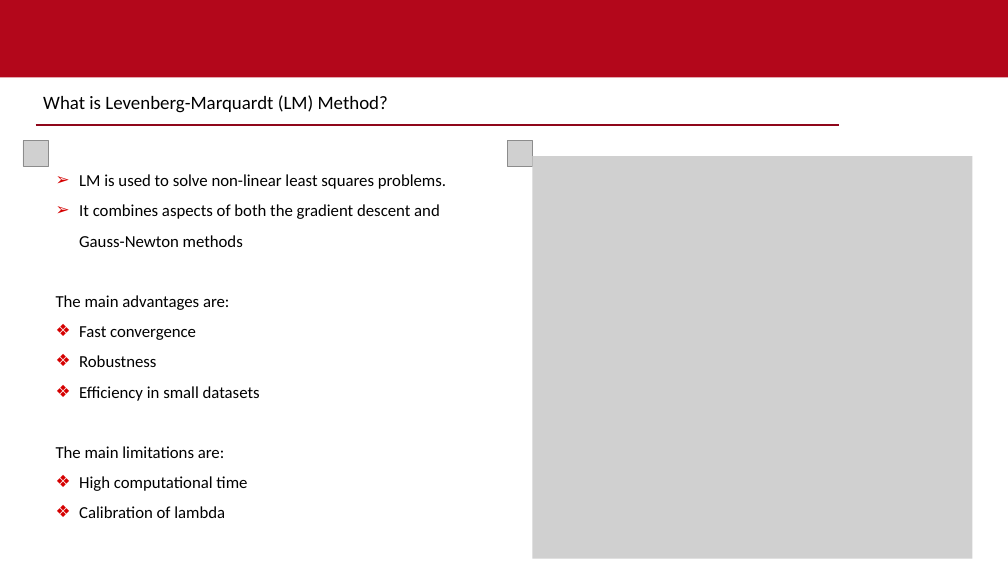
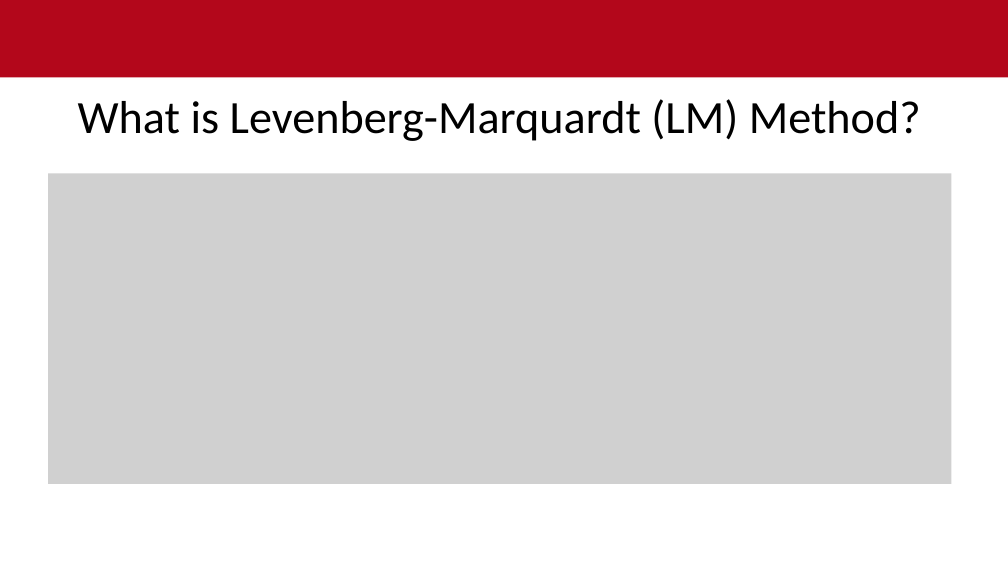
Before and after one commit to ibrahimuali/CompMath, a slide deck: slide 17 of power point - gradient descent newton lm.pptx (slide 14 before the commit). Drawn at 1008x567 pixels with LibreOffice and Linux fonts; fonts in the diff are those of the drawing; grey boxes stand for pictures; background and template pictures are left out. Boxes give left, top, right and bottom in pixels: in the first picture for what was removed or moved away, otherwise in the second. Text is boxed around its words. In the diff, an @@ line names an element or a change of style, - is before the commit and + after.

```diff
--- a/power point - gradient descent newton lm.pptx
+++ b/power point - gradient descent newton lm.pptx
@@ title "What is Levenberg-Marquardt (LM) Method?": place and size @@
-title "What is Levenberg-Marquardt (LM) Method?" at (43,95,388,113)
+title "What is Levenberg-Marquardt (LM) Method?" at (78,99,921,141)
@@ title "What is Levenberg-Marquardt (LM) Method?" at (78,99,921,141): size 18 to 44 pt; alignment left to centre @@
@@ picture removed at (23,141,48,166) @@
@@ line removed from (36, 126) to (839, 126) @@
@@ picture removed at (507,141,533,166) @@
@@ picture added at (48,173,952,484) @@
@@ text removed at (56,174,446,518) @@
-➢ LM is used to solve non-linear least squares problems.
-➢ It combines aspects of both the gradient descent and Gauss-Newton methods
-The main advantages are:
-❖ Fast convergence
-❖ Robustness
-❖ Efficiency in small datasets
-The main limitations are:
-❖ High computational time
-❖ Calibration of lambda
@@ picture removed at (532,157,972,560) @@
```
Also in this commit, not shown: 7 other slides changed, 3 slides added, 1 slide removed.
